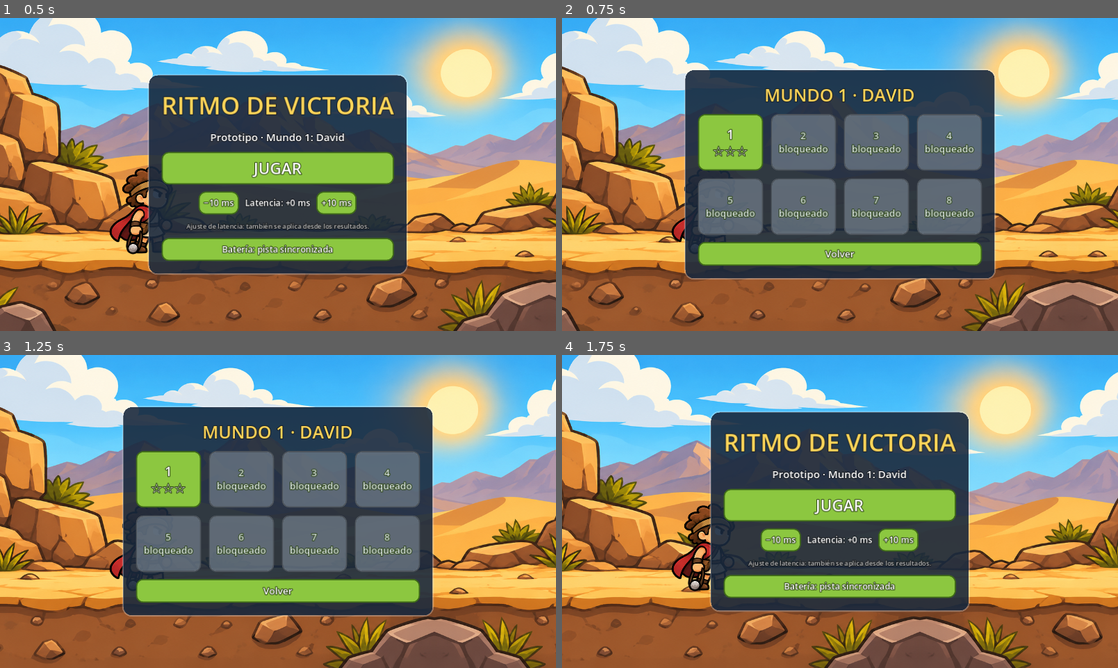
Above: before the commit, frames 1-4 (two rows, left to right).
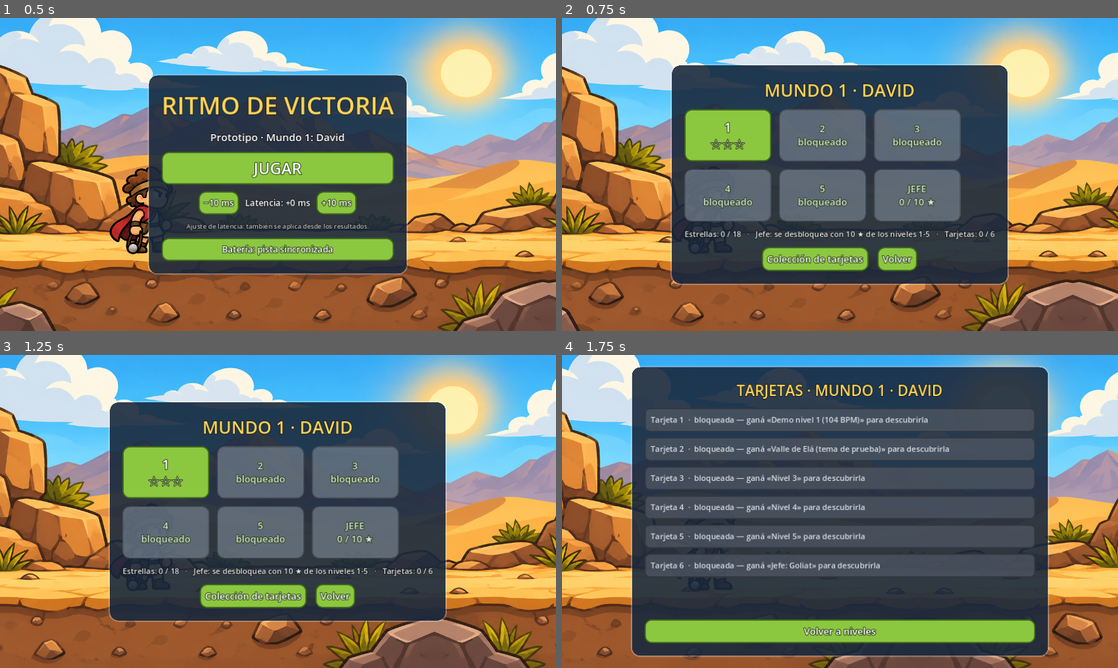
Above: after the commit, the same moments.

Repository: gusuavomagneto/ritmo_de_victoria
Game: Godot game, scene res://scenes/main.tscn
Two runs of this game, one before a commit and one after it. Both use one fixed random seed, a clock stepped at 60 frames per second and the inputs below. Sound files missing from this copy of the repository are replaced by a short silence.
Inputs (mouse positions are in pixels of both pictures, inside the frame that each line leads up to):
- Up to frame 1 (0.5 s): no input
- Up to frame 2 (0.75 s): click "JUGAR" at 0.5 s
- Up to frame 3 (1.25 s): no input
- Up to frame 4 (1.75 s): click (817, 596) at 1.25 s, where only the run after the commit has a clickable "Colección de tarjetas"

Frame 1 is identical in both runs. In frame 2, 23% of the frame differs, in the area x 19-81%, y 14-86%; in frame 3, 23%; in frame 4, 63%, in the area x 12-88%, y 3-97%.

Commit message:
Progresión: 6 niveles por mundo, jefe por estrellas y colección de tarjetas
- Mundo de David con 6 casilleros (niveles sin tema = Próximamente)
- Jefe Goliat se desbloquea con 10 estrellas de los niveles 1-5
- Tarjeta de pasaje bíblico + tema por nivel, aviso al desbloquearla
- Pantalla de resultados sin línea de Goliat en niveles sin jefe

Co-Authored-By: Claude Opus 5.5 <noreply@anthropic.com>
Claude-Session: https://claude.ai/code/session_019rwNaevQ7PVLcZ7utPtNry

Diff:
--- a/scripts/main.gd
+++ b/scripts/main.gd
@@ -6,14 +6,33 @@
 
 # ---------- Niveles ----------
 # Para usar tu tema: reemplazá los archivos (o agregá niveles a esta lista).
+# Mundo 1 · David: 6 niveles. Un nivel sin "audio" aparece como "Próximamente".
+# El nivel con "boss": true se desbloquea juntando BOSS_STARS_NEEDED estrellas en los anteriores.
+# "card": tarjeta de colección que se desbloquea al ganar el nivel (texto parafraseado, no cita literal).
 const LEVELS := [
 	{"name": "Demo nivel 1 (104 BPM)", "audio": "res://assets/music/demo_nivel1.ogg", "midi": "res://assets/music/demo_nivel1.mid",
-	 "drums": "res://assets/music/demo_nivel1_bateria.ogg", "bg": "valle_ela"},
+	 "drums": "res://assets/music/demo_nivel1_bateria.ogg", "bg": "valle_ela",
+	 "card": {"title": "El pastor elegido", "ref": "1 Samuel 16:11-13",
+		"text": "Dios no eligió al más alto ni al mayor, sino al menor de los hijos de Isaí, el que cuidaba las ovejas. Samuel lo ungió y el Espíritu de Dios vino sobre él."}},
 	{"name": "Valle de Elá (tema de prueba)", "audio": "res://assets/music/david_prueba.ogg", "midi": "res://assets/music/david_prueba.mid",
-	 "drums": "res://assets/music/david_prueba_bateria.ogg",
-	 "bg": "valle_ela"},  # assets/backgrounds/<bg>_lejos.png y <bg>_suelo.png  # stem opcional de kick/snare
+	 "drums": "res://assets/music/david_prueba_bateria.ogg", "bg": "valle_ela",
+	 "card": {"title": "El desafío del gigante", "ref": "1 Samuel 17:4-16",
+		"text": "Durante cuarenta días Goliat de Gat salió a desafiar a Israel. Era un gigante con armadura de bronce, y todo el ejército temblaba ante él."}},
+	{"name": "Nivel 3",
+	 "card": {"title": "Cinco piedras lisas", "ref": "1 Samuel 17:38-40",
+		"text": "David dejó la armadura del rey porque no estaba acostumbrado a ella. Tomó su cayado, eligió cinco piedras lisas del arroyo y fue con su honda."}},
+	{"name": "Nivel 4",
+	 "card": {"title": "El arpa que trae paz", "ref": "1 Samuel 16:23",
+		"text": "Cuando el rey Saúl estaba atormentado, David tomaba el arpa y tocaba; entonces Saúl encontraba alivio."}},
+	{"name": "Nivel 5",
+	 "card": {"title": "La batalla es de Jehová", "ref": "1 Samuel 17:45-47",
+		"text": "Goliat venía con espada, lanza y escudo. David le respondió que él venía en el nombre del Señor, porque la batalla no se gana con armas sino con Dios."}},
+	{"name": "Jefe: Goliat", "boss": true,
+	 "card": {"title": "El gigante cae", "ref": "1 Samuel 17:49-50",
+		"text": "Una sola piedra de la honda bastó: Goliat cayó con el rostro en tierra. David venció sin espada en la mano."}},
 ]
-const LEVEL_SLOTS := 8        # casilleros visibles en la pantalla de niveles
+const LEVEL_SLOTS := 6        # casilleros por mundo
+const BOSS_STARS_NEEDED := 10 # estrellas (de los niveles 1-5) para desbloquear al jefe
 
 # ---------- Ajustes de juego ----------
 const HERO_X := 360.0
@@ -103,6 +122,10 @@
 var menu_root: Control
 var levels_root: Control
 var levels_grid: GridContainer
+var levels_info: Label
+var cards_root: Control
+var cards_list: VBoxContainer
+var results_card: Label
 var pause_root: Control
 var results_root: Control
 var results_label: Label
@@ -154,21 +177,28 @@
 				shots.append(float(s))
 		elif a.begins_with("--screen="):
 			screen_arg = a.substr(9)
-	if screen_arg == "levels":
+	if screen_arg == "cards":
+		_show_cards()
+		_shot_and_quit()
+	elif screen_arg == "levels":
 		_show_levels()
 		_shot_and_quit()
 	elif screen_arg == "menu":
 		_show_menu()
 		_shot_and_quit()
 	elif autotest or OS.get_cmdline_user_args().has("--play"):
-		_start_level(0)
+		var start_idx := 0
+		for a in OS.get_cmdline_user_args():
+			if a.begins_with("--level="):
+				start_idx = int(a.substr(8))
+		_start_level(start_idx)
 	else:
 		_show_menu()
 
 
 func _shot_and_quit() -> void:
 	await get_tree().create_timer(0.8).timeout
-	await _take_shot(900.0 if screen_arg == "levels" else 901.0)
+	await _take_shot(900.0 if screen_arg == "levels" else (902.0 if screen_arg == "cards" else 901.0))
 	get_tree().quit()
 
 
@@ -215,13 +245,39 @@
 	var lvb: VBoxContainer = lv[1]
 	lvb.add_child(_label("MUNDO 1 · DAVID", 40, Color(1.0, 0.84, 0.35)))
 	levels_grid = GridContainer.new()
-	levels_grid.columns = 4
+	levels_grid.columns = 3
 	levels_grid.add_theme_constant_override("h_separation", 18)
 	levels_grid.add_theme_constant_override("v_separation", 18)
 	lvb.add_child(levels_grid)
+	levels_info = _label("", 18, Color(0.9, 0.9, 0.9))
+	lvb.add_child(levels_info)
+	var lh := HBoxContainer.new()
+	lh.alignment = BoxContainer.ALIGNMENT_CENTER
+	lh.add_theme_constant_override("separation", 20)
+	var lcards := _button("Colección de tarjetas", 22)
+	lcards.pressed.connect(_show_cards)
 	var lback := _button("Volver", 22)
 	lback.pressed.connect(_show_menu)
-	lvb.add_child(lback)
+	lh.add_child(lcards)
+	lh.add_child(lback)
+	lvb.add_child(lh)
+
+	# --- Colección de tarjetas ---
+	var cz := _center_panel(layer)
+	cards_root = cz[0]
+	var cvb: VBoxContainer = cz[1]
+	cvb.add_child(_label("TARJETAS · MUNDO 1 · DAVID", 34, Color(1.0, 0.84, 0.35)))
+	var scroll := ScrollContainer.new()
+	scroll.custom_minimum_size = Vector2(900, 470)
+	scroll.horizontal_scroll_mode = ScrollContainer.SCROLL_MODE_DISABLED
+	cards_list = VBoxContainer.new()
+	cards_list.add_theme_constant_override("separation", 12)
+	cards_list.size_flags_horizontal = Control.SIZE_EXPAND_FILL
+	scroll.add_child(cards_list)
+	cvb.add_child(scroll)
+	var cback := _button("Volver a niveles", 22)
+	cback.pressed.connect(_show_levels)
+	cvb.add_child(cback)
 
 	# --- Pausa ---
 	var pz := _center_panel(layer)
@@ -241,6 +297,10 @@
 	var rv: VBoxContainer = r[1]
 	results_label = _label("", 22, Color.WHITE)
 	rv.add_child(results_label)
+	results_card = _label("", 20, Color(1.0, 0.88, 0.45))
+	results_card.autowrap_mode = TextServer.AUTOWRAP_WORD_SMART
+	results_card.custom_minimum_size = Vector2(760, 0)
+	rv.add_child(results_card)
 	apply_btn = _button("Aplicar ajuste", 20)
 	apply_btn.pressed.connect(func():
 		_set_offset(offset_ms + int(round(avg_delta * 1000.0)))
@@ -334,6 +394,8 @@
 	levels_root.visible = false
 	pause_root.visible = false
 	results_root.visible = false
+	if cards_root:
+		cards_root.visible = false
 
 
 func _show_menu() -> void:
@@ -352,22 +414,101 @@
 	for c in levels_grid.get_children():
 		c.queue_free()
 	for i in LEVEL_SLOTS:
+		var lvl: Dictionary = LEVELS[i] if i < LEVELS.size() else {"name": "Nivel %d" % (i + 1)}
+		var is_boss: bool = lvl.get("boss", false)
+		var head := "JEFE" if is_boss else "%d" % (i + 1)
 		var b: Button
-		if i < LEVELS.size() and _is_unlocked(i):
-			var st := int(stars_by_level.get(i, 0))
-			b = _button("%d\n%s" % [i + 1, _stars_text(st)], 30)
+		if not _is_unlocked(i):
+			var why := "bloqueado"
+			if is_boss:
+				why = "%d / %d ★" % [_stars_before_boss(), BOSS_STARS_NEEDED]
+			b = _button("%s\n%s" % [head, why], 22)
+			b.disabled = true
+		elif not lvl.has("audio"):
+			b = _button("%s\nPróximamente" % head, 22)
+			b.disabled = true
+		else:
+			b = _button("%s\n%s" % [head, _stars_text(int(stars_by_level.get(i, 0)))], 30)
 			var idx := i
 			b.pressed.connect(func(): _start_level(idx))
+		b.custom_minimum_size = Vector2(200, 120)
+		levels_grid.add_child(b)
+	levels_info.text = "Estrellas: %d / %d   ·   Jefe: se desbloquea con %d ★ de los niveles 1-5   ·   Tarjetas: %d / %d" % [
+		_total_stars(), LEVEL_SLOTS * 3, BOSS_STARS_NEEDED, _cards_unlocked(), LEVELS.size()]
+	levels_root.visible = true
+
+
+func _boss_index() -> int:
+	for i in LEVELS.size():
+		if LEVELS[i].get("boss", false):
+			return i
+	return -1
+
+
+func _stars_before_boss() -> int:
+	var total := 0
+	var bi := _boss_index()
+	for i in LEVELS.size():
+		if i != bi:
+			total += int(stars_by_level.get(i, 0))
+	return total
+
+
+func _total_stars() -> int:
+	var total := 0
+	for i in LEVELS.size():
+		total += int(stars_by_level.get(i, 0))
+	return total
+
+
+func _cards_unlocked() -> int:
+	var n := 0
+	for i in LEVELS.size():
+		if int(stars_by_level.get(i, 0)) > 0 and LEVELS[i].has("card"):
+			n += 1
+	return n
+
+
+func _is_unlocked(i: int) -> bool:
+	if i >= LEVELS.size():
+		return false
+	if LEVELS[i].get("boss", false):
+		return _stars_before_boss() >= BOSS_STARS_NEEDED
+	return i == 0 or int(stars_by_level.get(i - 1, 0)) > 0
+
+
+func _show_cards() -> void:
+	state = State.LEVELS
+	_hide_panels()
+	for c in cards_list.get_children():
+		c.queue_free()
+	for i in LEVELS.size():
+		var lvl: Dictionary = LEVELS[i]
+		if not lvl.has("card"):
+			continue
+		var card: Dictionary = lvl.card
+		var won := int(stars_by_level.get(i, 0)) > 0
+		var pc := PanelContainer.new()
+		var sb := StyleBoxFlat.new()
+		sb.bg_color = Color(0.95, 0.88, 0.7, 0.95) if won else Color(0.3, 0.33, 0.38, 0.8)
+		sb.set_corner_radius_all(12)
+		sb.set_content_margin_all(14)
+		sb.border_color = Color(0.55, 0.38, 0.14) if won else Color(0.2, 0.22, 0.25)
+		sb.set_border_width_all(3)
+		pc.add_theme_stylebox_override("panel", sb)
+		var l := Label.new()
+		l.autowrap_mode = TextServer.AUTOWRAP_WORD_SMART
+		l.custom_minimum_size = Vector2(840, 0)
+		l.add_theme_font_size_override("font_size", 18)
+		if won:
+			l.text = "%s  ·  %s\n%s\nTema: %s" % [card.title, card.ref, card.text, lvl.name]
+			l.add_theme_color_override("font_color", Color(0.25, 0.15, 0.05))
 		else:
-			b = _button("%d\nbloqueado" % (i + 1), 22)
-			b.disabled = true
-		b.custom_minimum_size = Vector2(150, 130)
-		levels_grid.add_child(b)
-	levels_root.visible = true
-
-
-func _is_unlocked(i: int) -> bool:
-	return i == 0 or int(stars_by_level.get(i - 1, 0)) > 0
+			l.text = "Tarjeta %d  ·  bloqueada — ganá «%s» para descubrirla" % [i + 1, lvl.name]
+			l.add_theme_color_override("font_color", Color(0.85, 0.87, 0.9))
+		pc.add_child(l)
+		cards_list.add_child(pc)
+	cards_root.visible = true
 
 
 func _stars_text(n: int) -> String:
@@ -707,6 +848,13 @@
 		if acc >= 0.80: stars = 2
 		if acc >= 0.95: stars = 3
 	last_won = stars > 0
+	var prev_stars := int(stars_by_level.get(level_idx, 0))
+	var lvl_data: Dictionary = LEVELS[level_idx]
+	results_card.text = ""
+	if stars > 0 and prev_stars == 0 and lvl_data.has("card"):
+		results_card.text = "¡Nueva tarjeta desbloqueada!  %s (%s)\n%s" % [lvl_data.card.title, lvl_data.card.ref, lvl_data.card.text]
+	var bi := _boss_index()
+	var boss_was_locked := bi >= 0 and not _is_unlocked(bi)
 	if stars > int(stars_by_level.get(level_idx, 0)):
 		stars_by_level[level_idx] = stars
 		_save_settings()
@@ -715,16 +863,19 @@
 		avg_delta += d
 	if deltas.size() > 0:
 		avg_delta /= deltas.size()
-	var title := "¡VICTORIA! Goliat cayó"
+	var title := "¡VICTORIA! Goliat cayó" if boss_total > 0 else "¡Nivel superado!"
+	if boss_was_locked and bi >= 0 and _is_unlocked(bi):
+		results_card.text += ("\n\n" if results_card.text != "" else "") + "¡Desbloqueaste al JEFE: %s!" % LEVELS[bi].name
 	if failed:
 		title = "Te quedaste sin corazones… probá de nuevo"
-	elif goliath_state != "fallen":
+	elif boss_total > 0 and goliath_state != "fallen":
 		title = "Goliat sigue en pie"
 	var timing := "Timing promedio: %+d ms %s" % [int(round(avg_delta * 1000)), "(tarde)" if avg_delta > 0.008 else ("(temprano)" if avg_delta < -0.008 else "(justo)")]
-	results_label.text = "%s\n%s\n\nPuntaje: %d    Precisión: %d%%    Combo máx.: %d\nPerfecto %d · Bien %d · Justo %d · Fallo %d\nPiedras a Goliat: %d / %d\n%s" % [
+	var boss_line := ("Piedras a Goliat: %d / %d\n" % [boss_hits, boss_total]) if boss_total > 0 else ""
+	results_label.text = "%s\n%s\n\nPuntaje: %d    Precisión: %d%%    Combo máx.: %d\nPerfecto %d · Bien %d · Justo %d · Fallo %d\n%s%s" % [
 		title, _stars_text(stars), score, int(acc * 100), max_combo,
 		counts["Perfecto"], counts["Bien"], counts["Justo"], counts["Fallo"],
-		boss_hits, boss_total, timing]
+		boss_line, timing]
 	results_label.add_theme_font_size_override("font_size", 22)
 	apply_btn.visible = deltas.size() >= 10 and absf(avg_delta) >= 0.008
 	apply_btn.disabled = false
Not shown, changed: LEEME.md
